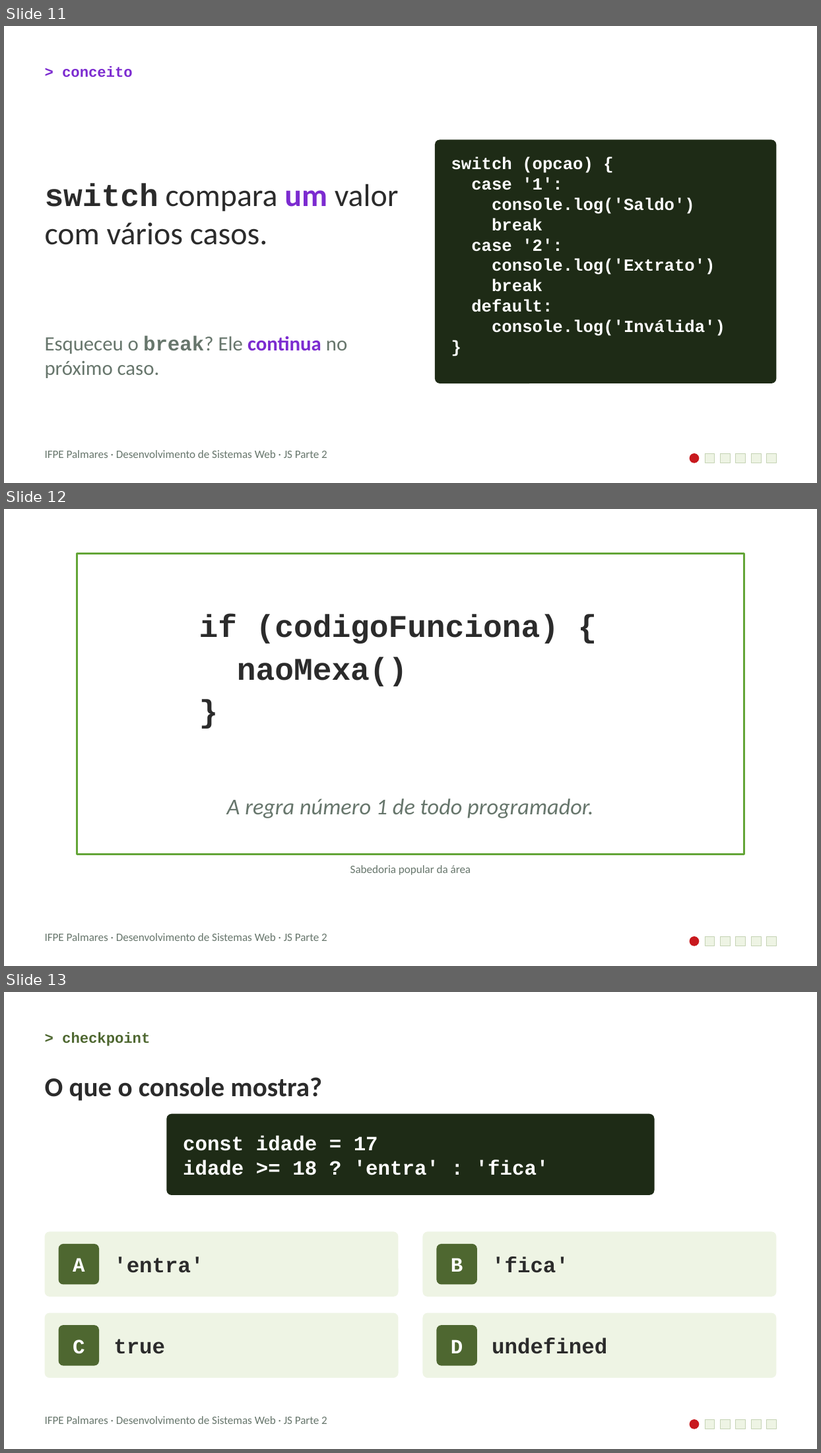
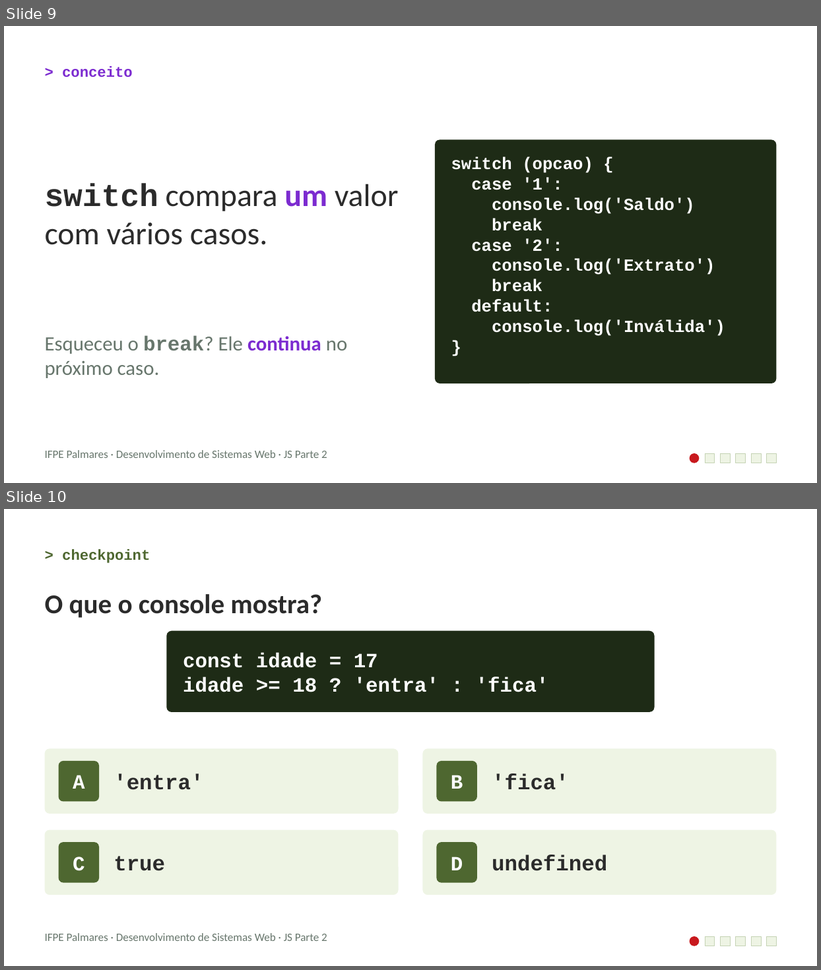
Before and after one commit to tsa2ufpe/web, a slide deck: modulos/05-javascript/slides/js-parte2-decisoes-e-funcoes.pptx. Shown one above the other, each under a label of ours: slides 11, 12 and 13 before the commit, slides 9 and 10 after it. The pictures are 821x1453 and 821x970 pixels, drawn with LibreOffice and Linux fonts; fonts in the diff are those of the drawing. Boxes give left, top, right and bottom in pixels: in the first picture for what was removed or moved away, otherwise in the second. Text is boxed around its words. In the diff, an @@ line names an element or a change of style, - is before the commit and + after.

```diff
--- a/modulos/05-javascript/slides/js-parte2-decisoes-e-funcoes.pptx
+++ b/modulos/05-javascript/slides/js-parte2-decisoes-e-funcoes.pptx
@@ slide 12 removed at (4, 509, 817, 966), background #FFFFFF @@
@@ rectangle removed at (77, 554, 744, 855) @@
@@ text removed at (199, 615, 559, 687) @@
-if (codigoFunciona) {
-naoMexa()
-}
@@ text removed at (227, 799, 593, 819) @@
-A regra número 1 de todo programador.
@@ text removed at (350, 865, 471, 875) @@
-Sabedoria popular da área
@@ text removed at (45, 933, 327, 941) @@
-IFPE Palmares · Desenvolvimento de Sistemas Web · JS Parte 2
@@ ellipse removed at (690, 937, 699, 947) @@
@@ rectangle removed at (705, 937, 715, 947) @@
@@ rectangle removed at (720, 937, 730, 947) @@
@@ rectangle removed at (736, 937, 746, 947) @@
@@ rectangle removed at (751, 937, 761, 947) @@
@@ rectangle removed at (767, 937, 776, 947) @@
@@ what was slide 11 is now slide 9 @@
@@ what was slide 13 is now slide 10 @@
```
Also in this commit, not shown: 4 other slides removed.
